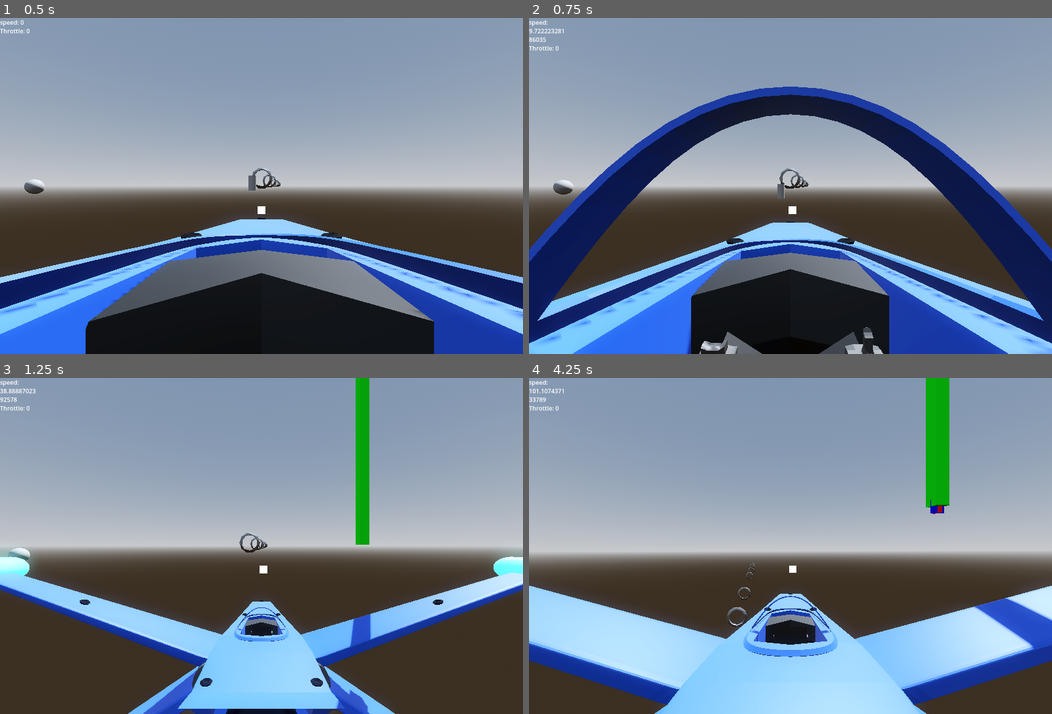
Above: before the commit, frames 1-4 (two rows, left to right).
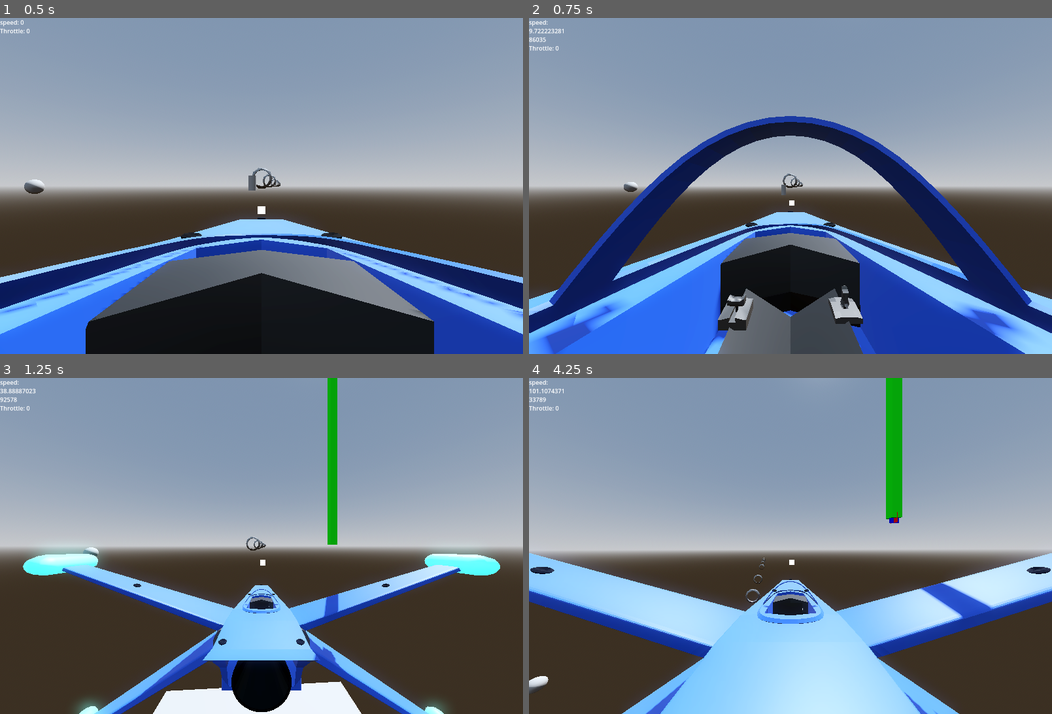
Above: after the commit, the same moments.

Repository: ZoeTheFox/oddity
Game: Godot game, scene res://Scenes/Main Scene/Main.tscn
Same seed, same stepped clock (60 frames per second), same inputs: the game is played once before the commit and once after it.
Inputs (mouse positions are in pixels of both pictures, inside the frame that each line leads up to):
- Up to frame 1 (0.5 s): no input
- Up to frame 2 (0.75 s): tap Enter at 0.5 s; move the mouse to (816, 186) at 0.52 s; hold Space (move-up) from 0.53 s (still down); tap K (camera-switch-view) at 0.6 s
- Up to frame 3 (1.25 s): keep holding Space (move-up)
- Up to frame 4 (4.25 s): keep holding Space (move-up); move the mouse to (764, 546) at 1.27 s; tap Alt (camera-look-around) at 1.35 s; tap K (camera-switch-view) at 1.55, 2.1, 2.85, 3.8 s; move the mouse to (800, 539) at 2.02 s; move the mouse to (785, 552) at 2.77 s; move the mouse to (827, 549) at 3.52 s; hold Alt (camera-look-around) from 3.53 s (still down)

Frame 1 is identical in both runs. In frame 2, 43% of the frame differs, in the area x 0-100%, y 20-100%; in frame 3, 25%; in frame 4, 31%.

Commit message:
different values for first and third person

Diff:
--- a/Oddity/Scenes/Spaceship/Scripts/CameraScripts/CameraShake.gd
+++ b/Oddity/Scenes/Spaceship/Scripts/CameraScripts/CameraShake.gd
@@ -4,9 +4,19 @@
 var speed : float
 var defaultPosition : Vector3
 
+var min_fov : float
+var max_fov : float
+var logFactor : float
+var maxMovement : float
+
 # Called when the node enters the scene tree for the first time.
 func _ready():
 	defaultPosition = position
+
+	min_fov = 60.0
+	max_fov = 90.0
+	logFactor = 0.025
+	maxMovement = 3
 
 
 # Called every frame. 'delta' is the elapsed time since the previous frame.
@@ -31,10 +41,6 @@
 #		position = position.lerp(defaultPosition, get_process_delta_time() * 2.0)
 
 func adjustFOVBasedOnSpeed(speed: float) -> float:
-	# Define the reasonable FOV range
-	var min_fov = 60.0  # Minimum FOV
-	var max_fov = 90.0  # Maximum FOV
-
 	# Define the minimum and maximum speeds for mapping
 	var min_speed = -400.0
 	var max_speed = 400.0
@@ -48,10 +54,7 @@
 	return fov
 
 func logarithmicTransform(vector):
-	# Logarithmic scaling factor to adjust the intensity of the transformation
-	var logFactor = 0.025
-	#var maxMovement = 0.0015
-	var maxMovement = 3
+
 
 	var transformedVector = Vector3()
 
@@ -73,3 +76,16 @@
 
 func _on_cameras_set_default_position(defaultPosition):
 	self.defaultPosition = defaultPosition
+
+
+func _on_cameras_is_first_person_signal(is_first_person):
+	if (is_first_person):
+		min_fov = 60.0
+		max_fov = 90.0
+		logFactor = 0.025
+		maxMovement = 3
+	else:
+		min_fov = 80.0
+		max_fov = 110.0
+		logFactor = 0.2
+		maxMovement = 40
--- a/Oddity/Scenes/Spaceship/Scripts/CameraScripts/CameraSwitchingController.gd
+++ b/Oddity/Scenes/Spaceship/Scripts/CameraScripts/CameraSwitchingController.gd
@@ -1,6 +1,7 @@
 extends Node3D
 
 signal setDefaultPosition(defaultPosition : Vector3)
+signal is_first_person_signal(is_first_person : bool)
 
 @export
 var first_person_camera := Camera3D
@@ -20,7 +21,9 @@
 			animation.play("SwitchCameraToThirdPersonView")
 			setDefaultPosition.emit(third_person_position)
 			is_first_person = false
+			is_first_person_signal.emit(is_first_person)
 		elif (not is_first_person and not animation.is_playing()):
 			animation.play_backwards("SwitchCameraToThirdPersonView")
 			is_first_person = true
 			setDefaultPosition.emit(Vector3.ZERO)
+			is_first_person_signal.emit(is_first_person)
--- a/Oddity/Scenes/Spaceship/fighter_gen_7.tscn
+++ b/Oddity/Scenes/Spaceship/fighter_gen_7.tscn
@@ -184,4 +184,5 @@
 [connection signal="yaw" from="UserControl" to="." method="_on_user_control_yaw"]
 [connection signal="yaw" from="UserControl" to="Ship/Cameras/ViewCam/TwistPivot/PitchPivot/Camera3D/crosshairUI1stPerson" method="_on_user_control_yaw"]
 [connection signal="timeout" from="UserControl/Timer" to="UserControl" method="_on_timer_timeout"]
+[connection signal="is_first_person_signal" from="Ship/Cameras" to="Ship/Cameras/ViewCam/TwistPivot/PitchPivot/Camera3D" method="_on_cameras_is_first_person_signal"]
 [connection signal="setDefaultPosition" from="Ship/Cameras" to="Ship/Cameras/ViewCam/TwistPivot/PitchPivot/Camera3D" method="_on_cameras_set_default_position"]
